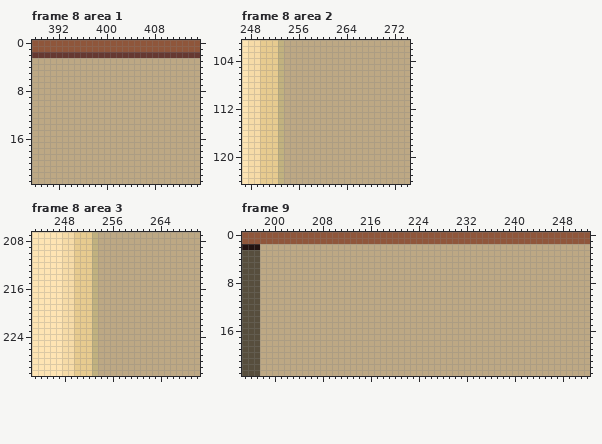
Pixel-art file: Assets/Sprite/Aseprite Sprites/Book/AdamBok.aseprite. The first picture shows the starting point.
512x256 pixels, 16 frames. Colours within 5 levels of each other are drawn and written as one. Shown: frame 8 area 1: x 388..415, y 0..23; frame 8 area 2: x 247..274, y 101..124; frame 8 area 3: x 243..270, y 207..230; frame 9: x 195..252, y 0..23. The commit also changed other frames or places, which this record leaves out.
The same view after the edit:
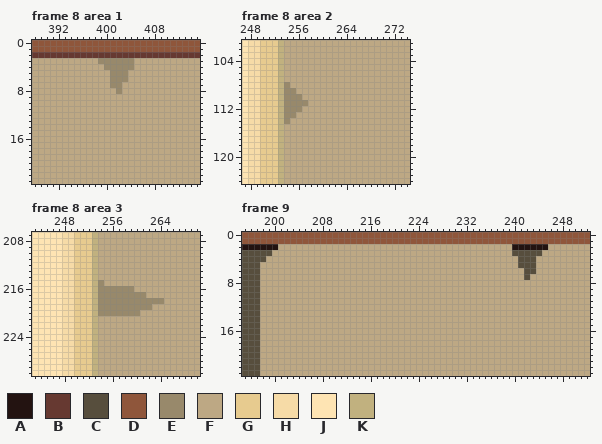
Palette (. is transparent): A #231311  B #663931  C #574e3d  D #8f563b  E #98896b  F #bda884  G #e7cb8f  H #f6dba7  J #fee4b3  K #c1b17f
Changes in this commit:
Frame 8 area 1, layer "PAGE FLIP DECOR/Layer 10":
y 3: x 399..404 FFFFFF -> EEEEEE
y 4: x 400..404 FFFFF -> EEEEE
y 5..6: x 401..403 FFF -> EEE
y 7: x 401..402 FF -> EE
y 8: x 402 F -> E
Frame 8 area 2, layer "PAGE FLIP DECOR/Layer 10":
y 108: x 254 F -> E
y 109: x 254..255 FF -> EE
y 110: x 254..256 FFF -> EEE
y 111: x 254..257 FFFF -> EEEE
y 112: x 254..256 FFF -> EEE
y 113: x 254..255 FF -> EE
y 114: x 254 F -> E
Frame 8 area 3, layer "PAGE FLIP DECOR/Layer 10":
y 215: x 254 F -> E
y 216: x 254..259 FFFFFF -> EEEEEE
y 217: x 254..261 FFFFFFFF -> EEEEEEEE
y 218: x 254..264 FFFFFFFFFFF -> EEEEEEEEEEE
y 219: x 254..262 FFFFFFFFF -> EEEEEEEEE
y 220: x 254..260 FFFFFFF -> EEEEEEE
Frame 9, layer "PAGE FLIP DECOR/Layer 10":
y 2: x 198..200 FFF -> AAA; x 240..245 FFFFFF -> AAAAAA
y 3: x 198..199 FF -> CC; x 240..244 FFFFF -> CCCCC
y 4: x 198 F -> C; x 241..243 FFF -> CCC
y 5: x 241..243 FFF -> CCC
y 6: x 242..243 FF -> CC
y 7: x 242 F -> C
Boxes around the changes in both pictures, in picture pixels (x1, y1, x2, y2):
changed: (98, 58, 134, 94)
changed: (284, 82, 308, 124)
changed: (98, 280, 164, 316)
changed: (260, 244, 278, 262)
changed: (512, 244, 548, 280)
